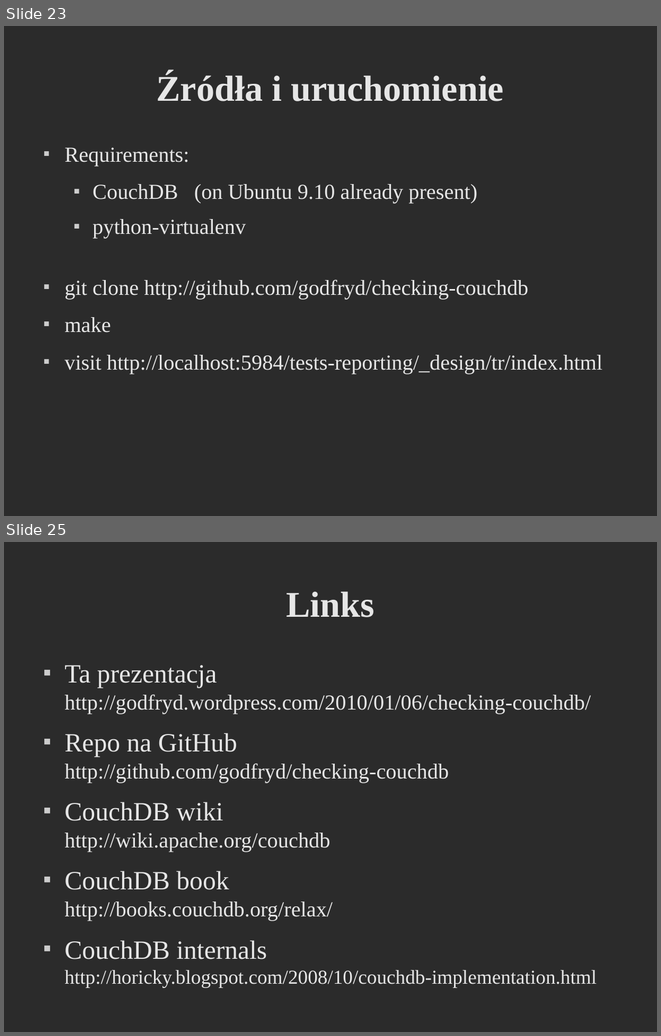
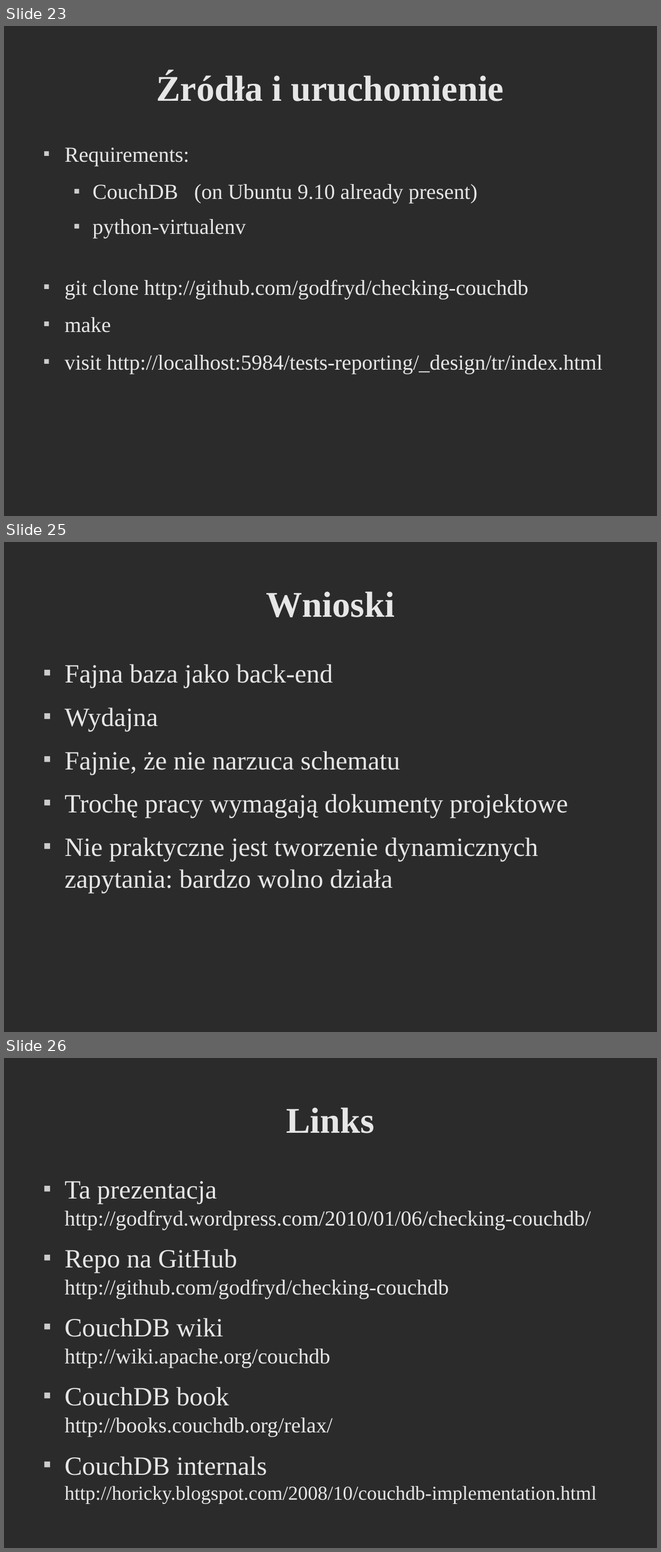
Before and after one commit to godfryd/checking-couchdb, a slide deck: checking-couchdb.odp. Shown one above the other, each under a label of ours: slides 23 and 25 before the commit, slides 23, 25 and 26 after it; the slides between them are not shown. The pictures are 661x1036 and 661x1552 pixels, drawn with LibreOffice and Linux fonts; fonts in the diff are those of the drawing; background and template pictures are left out; a plain dark background stands for a picture behind light text. Boxes give left, top, right and bottom in pixels: in the first picture for what was removed or moved away, otherwise in the second. Text is boxed around its words. In the diff, an @@ line names an element or a change of style, - is before the commit and + after.

```diff
--- a/checking-couchdb.odp
+++ b/checking-couchdb.odp
@@ slide 25 added at box(4, 542, 657, 1032), background picture (left out) @@
@@ title added at box(266, 591, 395, 617), 44 pt, text #E6E6E6, bold @@
+Wnioski
@@ text added at box(64, 664, 568, 893), 32 pt, text #E6E6E6 @@
+■ Fajna baza jako back-end
+■ Wydajna
+■ Fajnie, że nie narzuca schematu
+■ Trochę pracy wymagają dokumenty projektowe
+■ Nie praktyczne jest tworzenie dynamicznych zapytania: bardzo wolno działa
@@ what was slide 25 is now slide 26 @@
```
Also in this commit, not shown: 1 slide changed.
